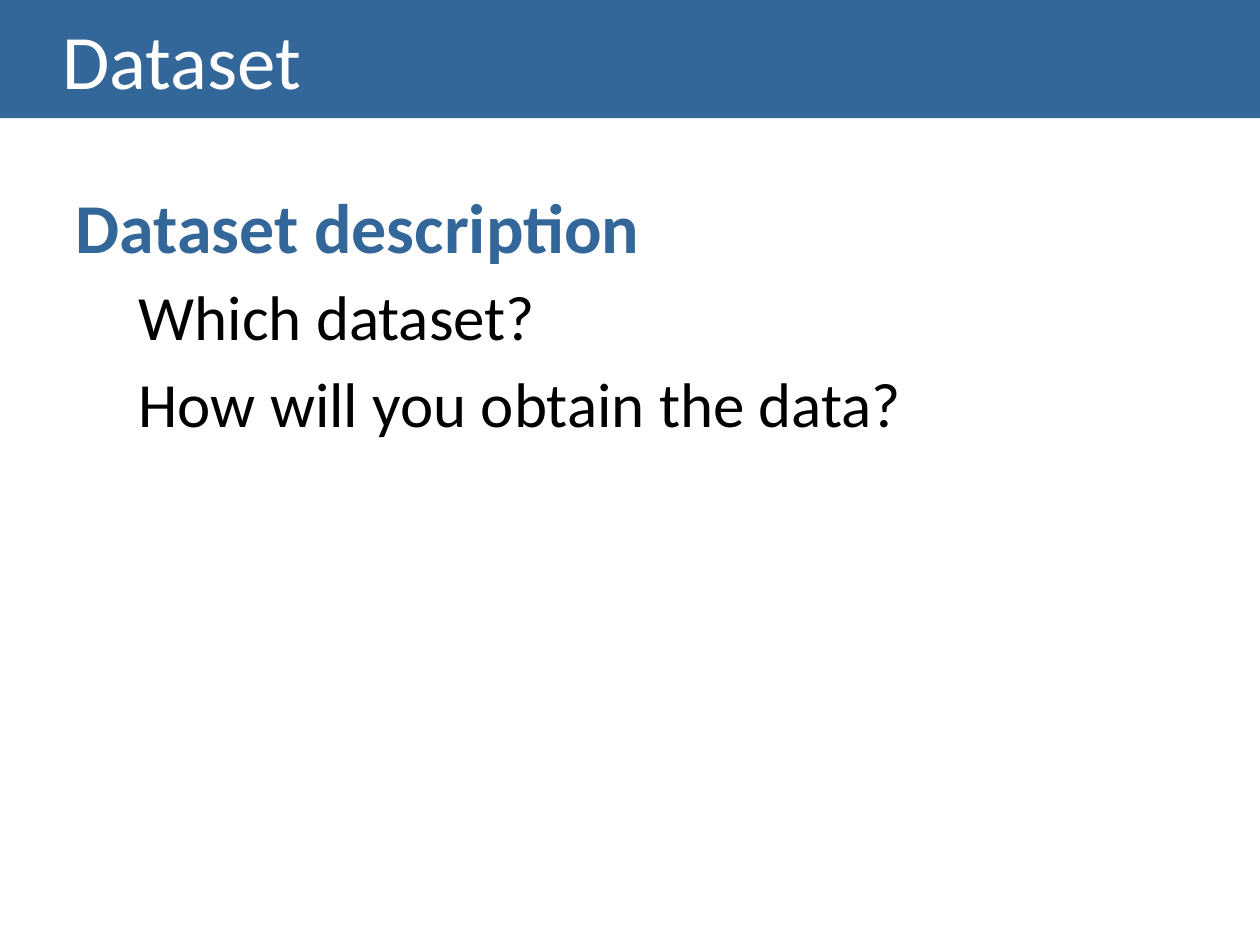
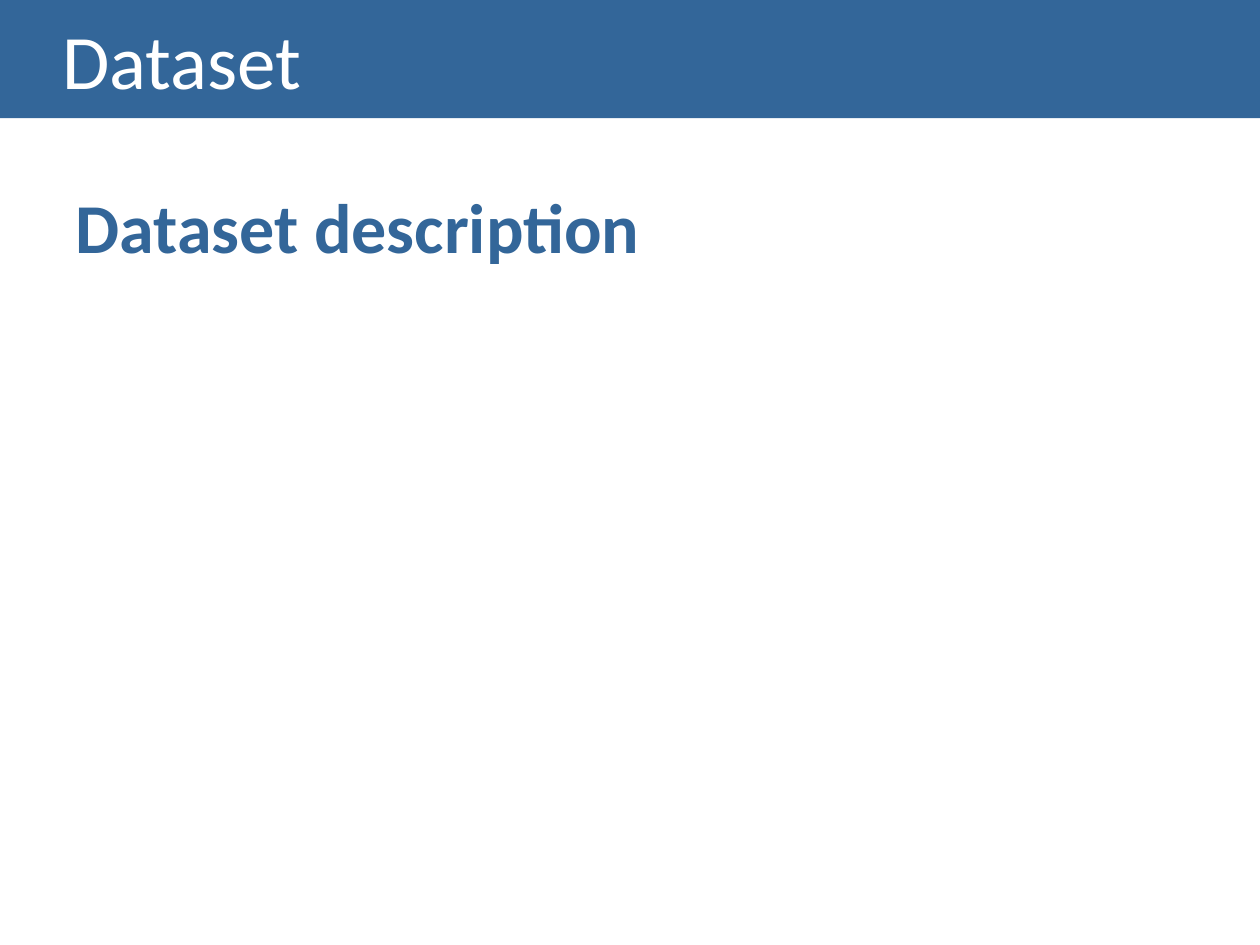
Before and after one commit to MargaridaMorais/information_visualization, a slide deck: slide 5 of First_Delivery/presentation/Lab02-PresentationTemplate.pptx. Drawn at 1260x945 pixels with LibreOffice and Linux fonts; fonts in the diff are those of the drawing. Boxes give left, top, right and bottom in pixels: in the first picture for what was removed or moved away, otherwise in the second. Text is boxed around its words. In the diff, an @@ line names an element or a change of style, - is before the commit and + after.

```diff
--- a/First_Delivery/presentation/Lab02-PresentationTemplate.pptx
+++ b/First_Delivery/presentation/Lab02-PresentationTemplate.pptx
@@ text at (x1=139, y1=296, x2=901, y2=437): paragraphs removed @@
-  Which dataset?
-  How will you obtain the data?
```
Also in this commit, not shown: 1 other slide changed, 1 other file.
